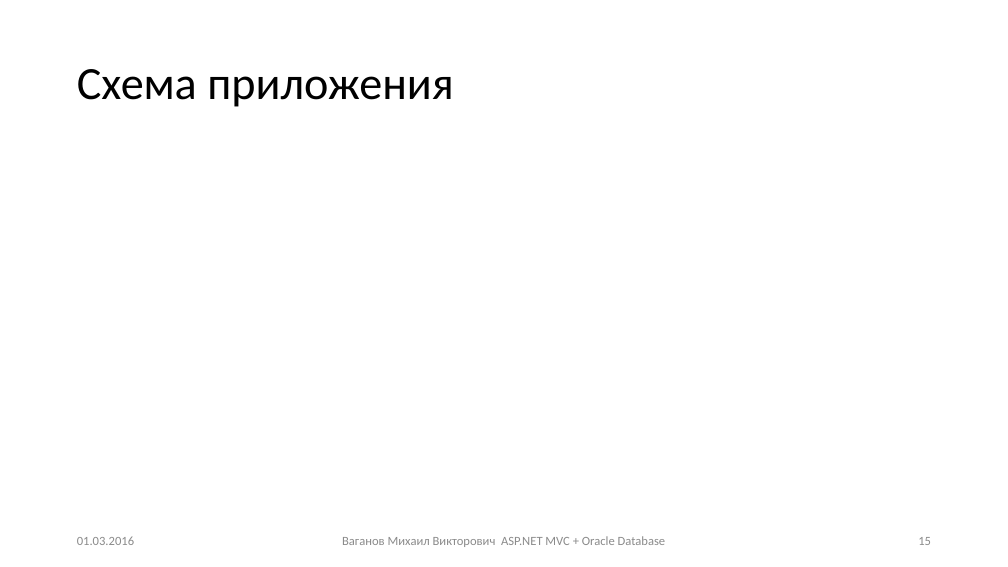
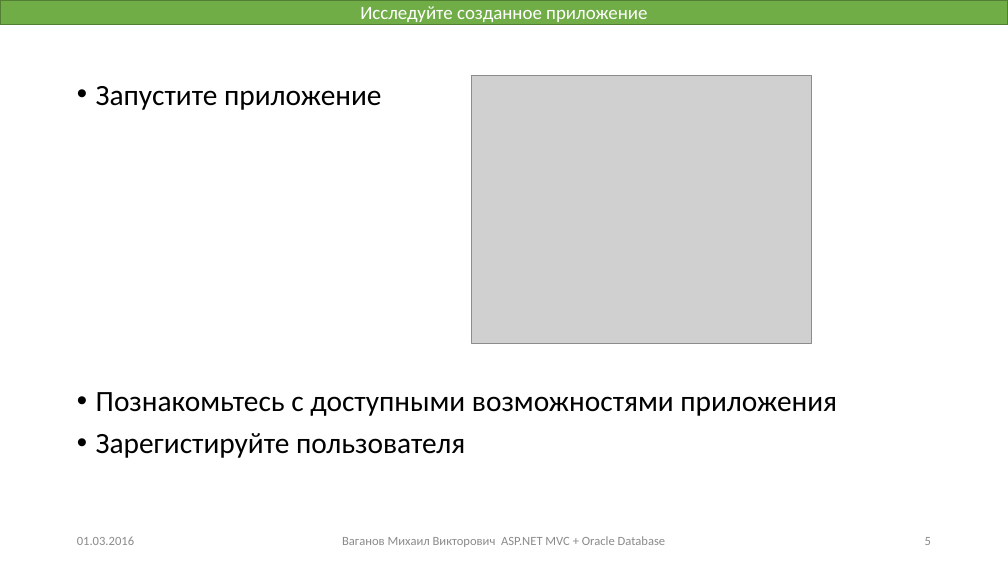
Before and after one commit to Mikhail-Vaganov/psu-applicants, a slide deck: slide 5 of Presentations/Занятие 2.pptx (slide 15 before the commit). Drawn at 1008x567 pixels with LibreOffice and Linux fonts; fonts in the diff are those of the drawing; grey boxes stand for pictures. Boxes give left, top, right and bottom in pixels: in the first picture for what was removed or moved away, otherwise in the second. Text is boxed around its words. In the diff, an @@ line names an element or a change of style, - is before the commit and + after.

```diff
--- a/Presentations/Занятие 2.pptx
+++ b/Presentations/Занятие 2.pptx
@@ rectangle added at bbox=[0, 0, 1008, 24], fill #70AD47, outline #538035 1 pt, 18 pt, text #FFFFFF @@
+Исследуйте созданное приложение
@@ title removed at bbox=[77, 69, 454, 107] @@
-Схема приложения
@@ text added at bbox=[96, 86, 381, 110], 28 pt, text #000000 @@
+• Запустите приложение
@@ picture added at bbox=[471, 76, 811, 343] @@
@@ text added at bbox=[96, 392, 837, 458], 28 pt, text #000000 @@
+• Познакомьтесь с доступными возможностями приложения
+• Зарегистируйте пользователя
@@ page number at bbox=[925, 537, 931, 545]: text changed @@
-15
+5
```
Also in this commit, not shown: 6 other slides changed, 2 slides added, 15 slides removed, 34 other files.
